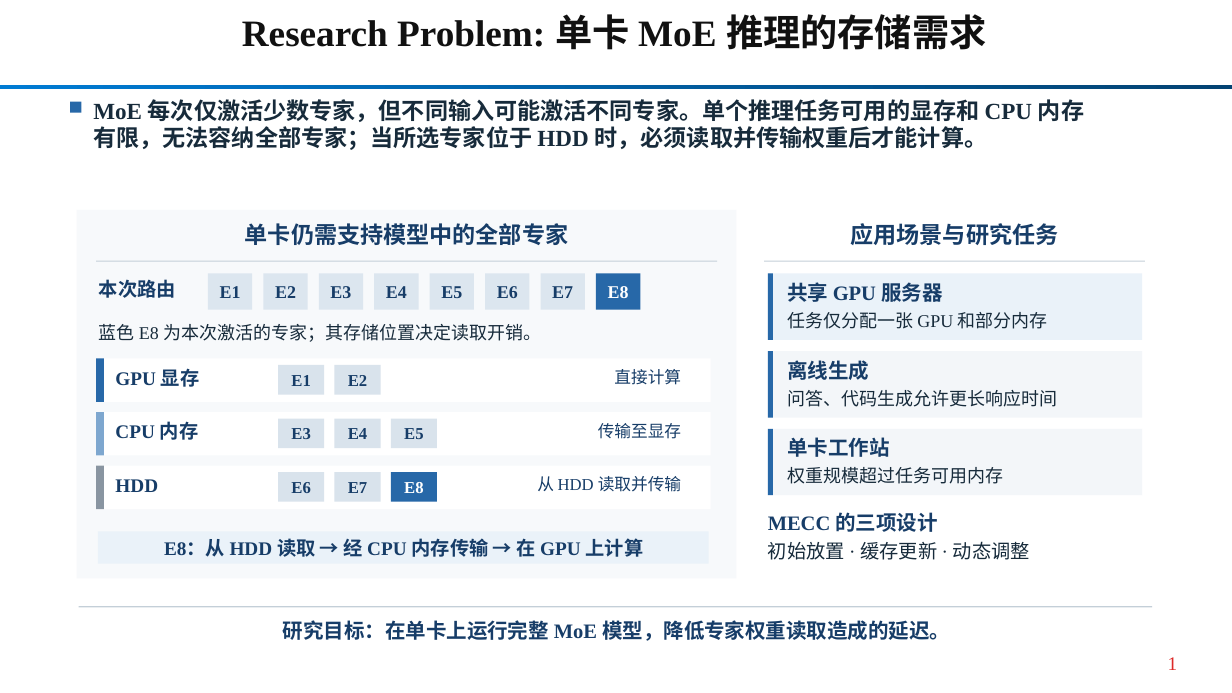
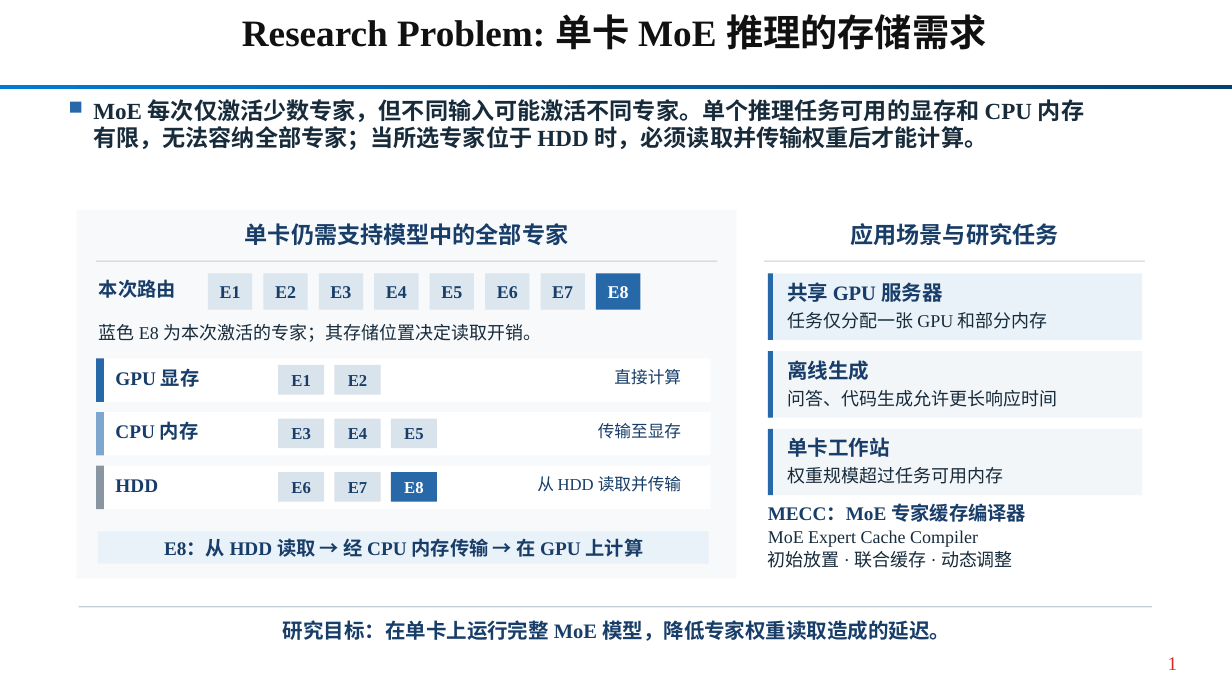
Before and after one commit to Kirihara-Yun/mecc_package, a slide deck: slide 1 of mecc_package/paper/current/MECC_HPCA_current.pptx. Drawn at 1232x693 pixels with LibreOffice and Linux fonts; fonts in the diff are those of the drawing. Boxes give left, top, right and bottom in pixels: in the first picture for what was removed or moved away, otherwise in the second. Text is boxed around its words. In the diff, an @@ line names an element or a change of style, - is before the commit and + after.

Commit message:
docs: reshape MECC explainer and refresh motivation visual

```diff
--- a/mecc_package/paper/current/MECC_HPCA_current.pptx
+++ b/mecc_package/paper/current/MECC_HPCA_current.pptx
@@ text at box(768, 503, 1026, 522): text changed; size 16 to 15 pt @@
-MECC 的三项设计
+MECC：MoE 专家缓存编译器
@@ text added at box(768, 530, 978, 547), 14 pt, text #172B3B @@
+MoE Expert Cache Compiler
@@ text at box(768, 551, 1013, 568): text changed; size 15 to 14 pt @@
-初始放置 · 缓存更新 · 动态调整
+初始放置 · 联合缓存 · 动态调整
```
Also in this commit, not shown: 4 other slides changed, 13 other files.
